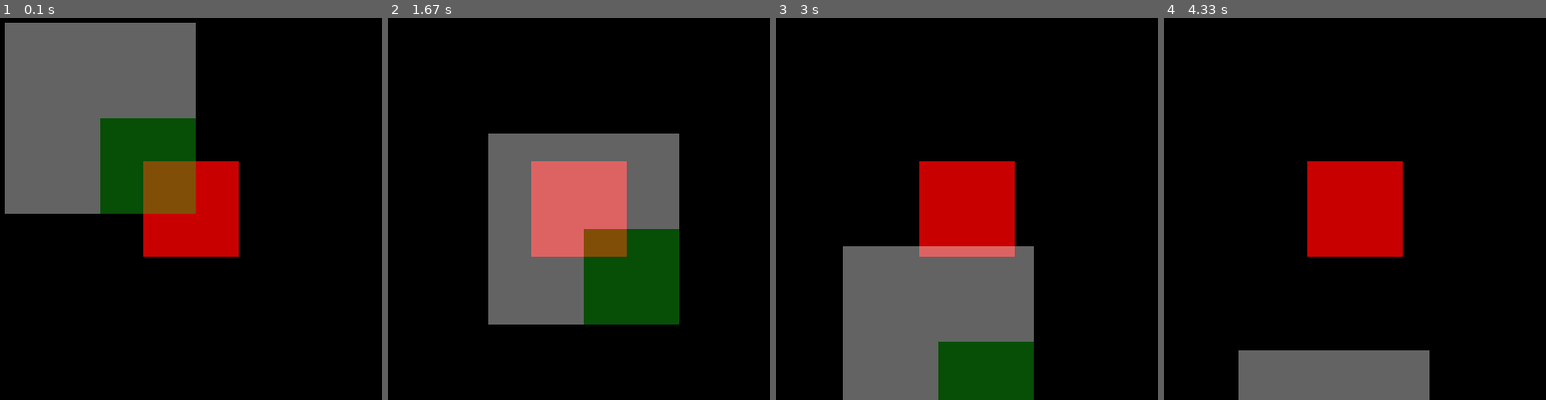
Above: before the commit, frames 1-4 (left to right).
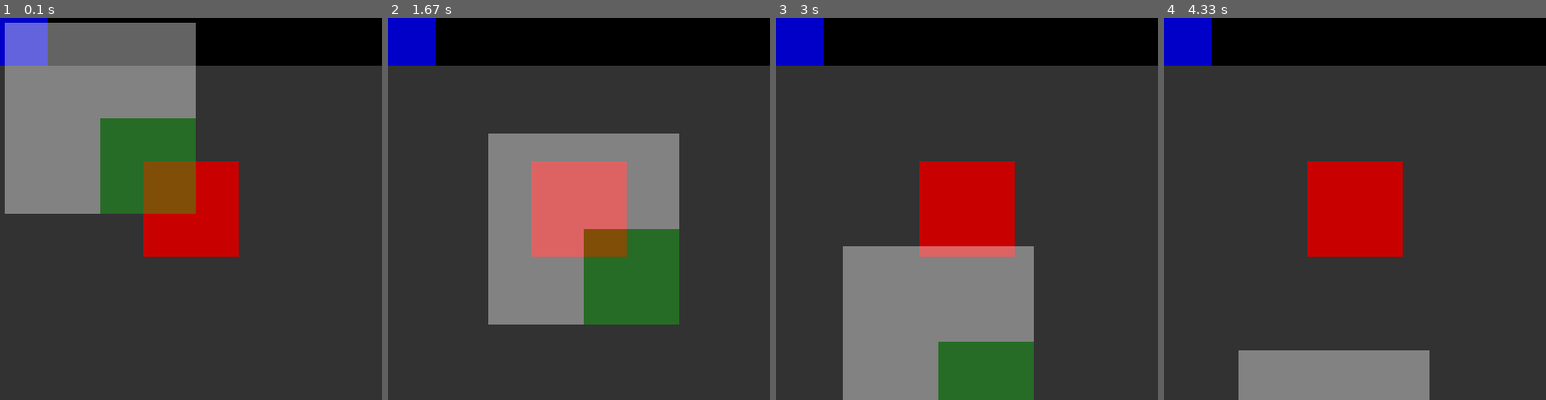
Above: after the commit, the same moments.

Repository: Cian-R/PyProjects
Game: pygame game, started from PgTest.py
The game is run twice, just before and just after one commit, with the same random seed, the same clock (stepped at 60 frames per second) and the same inputs.
Inputs (mouse positions are in pixels of both pictures, inside the frame that each line leads up to):
- Up to frame 1 (0.1 s): no input
- Up to frame 2 (1.67 s): click (579, 209) at 0.38 s; click (617, 293) at 0.72 s; click (716, 342) at 1.05 s; click (487, 132) at 1.38 s
- Up to frame 3 (3 s): click (967, 254) at 1.72 s; click (913, 128) at 2.05 s; click (1100, 308) at 2.38 s; click (844, 247) at 2.72 s
- Up to frame 4 (4.33 s): click (1244, 132) at 3.05 s; click (1263, 277) at 3.38 s; click (1492, 296) at 3.72 s; click (1240, 350) at 4.05 s

The runs differ from the first frame. In frame 1, 83% of the frame differs, in the area x 0-100%, y 0-100%; in frame 2, 83%; in frame 3, 83%; in frame 4, 83%.

Commit message:
Overlay progress

Diff:
--- a/BillBot/BillBot_Pygame.py
+++ b/BillBot/BillBot_Pygame.py
@@ -130,21 +130,57 @@
 
 
 class PopupDataEntry():
-    def __init__(self, key, item):
+    def __init__(self, key, value):
         self.keyname = key
-        self.itemname = item
-
-    def renderBlackout(self, master_surface):
+        self.value = value
+        self.listfont = pygame.font.SysFont(fonts[8], 20)
+
+        self.locked = True
+
+
+
+    @staticmethod
+    def renderBlackout(master_surface):
         blackout_surf = pygame.Surface((800, 400))
         blackout_surf.set_alpha(170)
         blackout_surf.fill((0, 0, 0))
         master_surface.blit(blackout_surf, (0, 0))
 
+    def _renderExitButton(self, surf, mousepos, click):
+        # 200, 100
+        if (575 < mousepos[0] < 595) and (105 < mousepos[1] < 125):
+            pygame.draw.rect(surf, (250, 50, 50), (375, 5, 20, 20))
+            if click and (not self.locked):
+                return True
+        else:
+            pygame.draw.rect(surf, (200, 50, 50), (375, 5, 20, 20))
+        surf.blit(self.listfont.render("X", False, (0, 0, 0)), (375, 5))
+        return False
+
     def renderBox(self, master_surface):
+        pos = pygame.mouse.get_pos()
+        click = pygame.mouse.get_pressed()[0]
+        if self.locked:
+            if not click:
+                self.locked = False
+                print("Unlocked")
+        else:
+            if click:
+                if (not 200 < pos[0] < 600) or (not 100 < pos[1] < 300):
+                    return True
+
         box_surface = pygame.Surface((400, 200))
-        pygame.draw.rect(box_surface, (255, 50, 50), (0, 0, 400, 200))
+        pygame.draw.rect(box_surface, (50, 50, 150), (0, 0, 400, 200))
+
+        if self._renderExitButton(box_surface, pos, click):
+            return self.keyname, self.value
+
+        box_surface.blit(self.listfont.render(str(self.keyname), False, (0, 0, 0)), (10, 10))
+        box_surface.blit(self.listfont.render(str(self.value), False, (0, 0, 0)), (10, 110))
 
         master_surface.blit(box_surface, (200, 100))
+
+        return False
 
 
 
@@ -200,18 +236,25 @@
 
 
     def update(self):
-        self.screen.fill((200, 200, 200))
-
-        returned_button = self.scroll_area.generate_surface(self.screen)
-        if returned_button:
-            print("==========================")
-            self.overlay = PopupDataEntry(*returned_button)
+
+
+        if self.overlay:
+            unhook = self.overlay.renderBox(self.screen)
+            if unhook:
+                print("unhooking", self.overlay)
+                # del self.overlay
+                self.overlay = None
+                print(self.overlay)
+
+        else:
+            self.screen.fill((200, 200, 200))
+            returned_button = self.scroll_area.generate_surface(self.screen)
+            if returned_button:
+                self.overlay = PopupDataEntry(*returned_button)
+                self.overlay.renderBlackout(self.screen)
 
         self.drawTotal()
 
-        if self.overlay:
-            self.overlay.renderBlackout(self.screen)
-            self.overlay.renderBox(self.screen)
         pygame.display.flip()
         self.clock.tick(30)
 
--- a/PgTest.py
+++ b/PgTest.py
@@ -6,6 +6,8 @@
 
 s = pygame.Surface((200, 200))  # the size of your rect
 s.set_alpha(100)
+
+test_s = pygame.Surface((400, 50))  # the size of your rect
 
 
 
@@ -16,11 +18,14 @@
         if event.type == pygame.QUIT:
             done = True
 
-    screen.fill((0, 0, 0))
+    screen.fill((50, 50, 50))
     s.fill((255, 255, 255))
 
     pygame.draw.rect(screen, (200, 0, 0), (150, 150, 100, 100))
     pygame.draw.rect(s, (20, 200, 20), (100, 100, 100, 100))
 
+    pygame.draw.rect(test_s, (0, 0, 200), (0, 0, 50, 50))
+
+    screen.blit(test_s, (0, 0))
     screen.blit(s, pygame.mouse.get_pos())
     pygame.display.flip()
